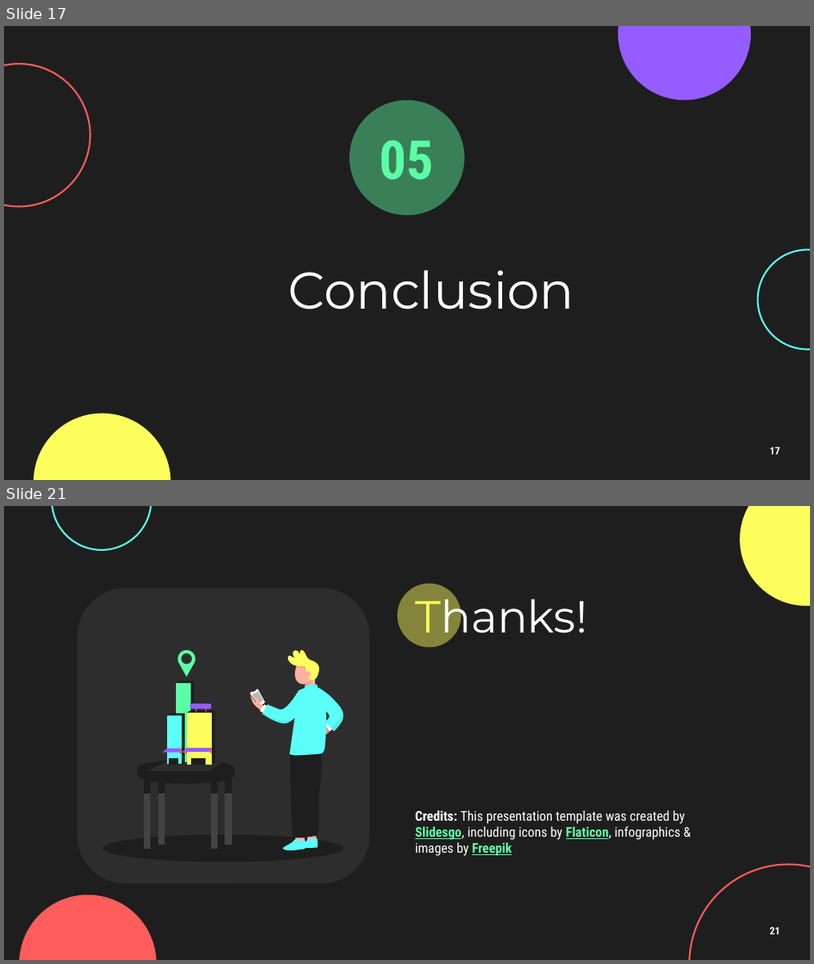
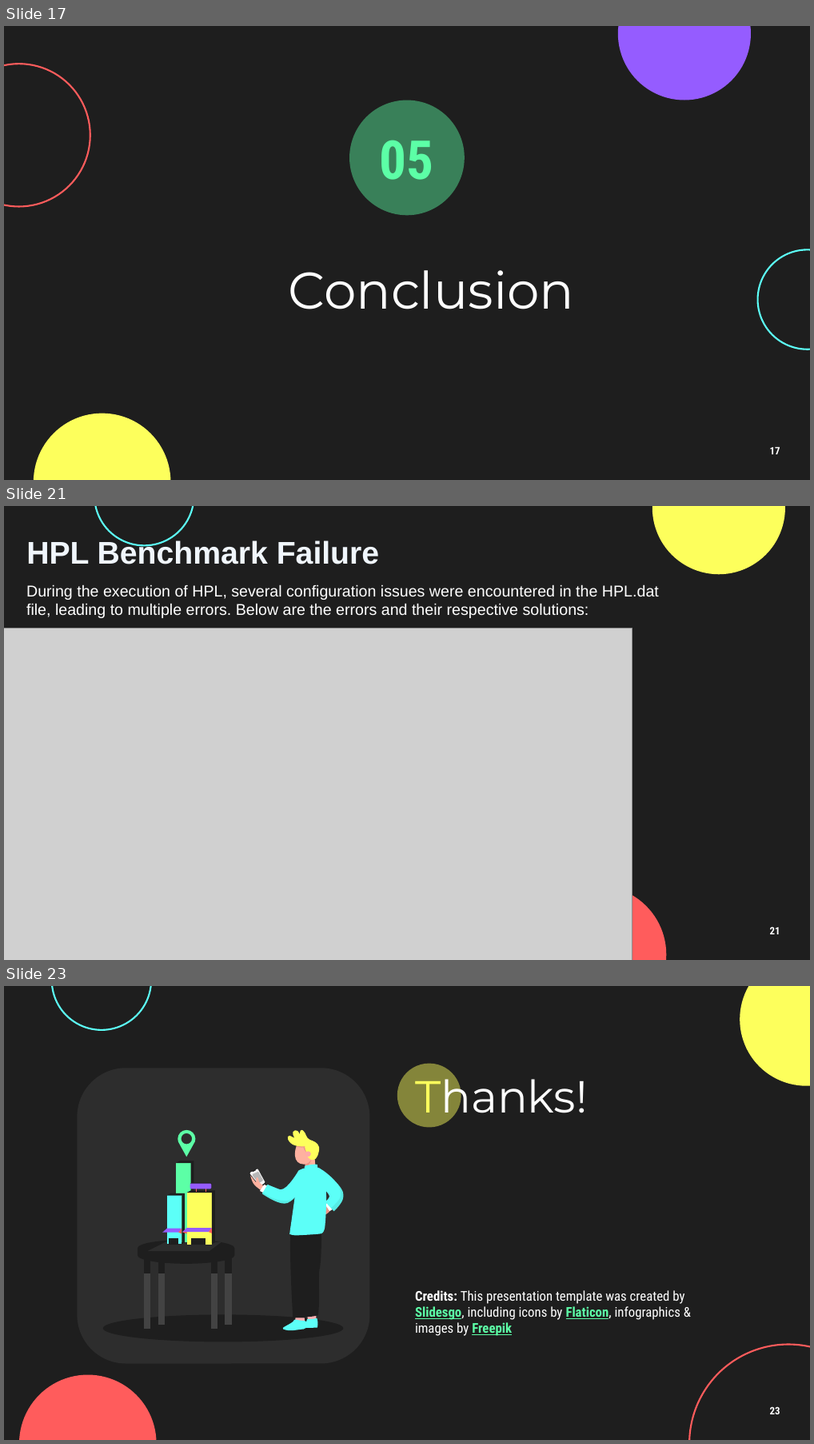
Before and after one commit to ahmedtarek26/cloud_basics_project, a slide deck: Cloud Computing Performance Testing.pptx. Shown one above the other, each under a label of ours: slides 17 and 21 before the commit, slides 17, 21 and 23 after it; the slides between them are not shown. The pictures are 814x964 and 814x1444 pixels, drawn with LibreOffice and Linux fonts; fonts in the diff are those of the drawing; grey boxes stand for pictures. Boxes give left, top, right and bottom in pixels: in the first picture for what was removed or moved away, otherwise in the second. Text is boxed around its words. In the diff, an @@ line names an element or a change of style, - is before the commit and + after.

```diff
--- a/Cloud Computing Performance Testing.pptx
+++ b/Cloud Computing Performance Testing.pptx
@@ slide 21 added at bbox=[4, 506, 810, 960], background #1E1E1E @@
@@ ellipse added at bbox=[94, 506, 194, 545], outline #5CFFF8 1.5 pt @@
@@ ellipse added at bbox=[652, 506, 786, 575], fill #FDFF5C @@
@@ title added at bbox=[26, 539, 379, 564], 28 pt, text #F0F6FC, bold @@
+HPL Benchmark Failure
@@ text added at bbox=[26, 584, 659, 618], 14 pt, text #FFFFFF @@
+During the execution of HPL, several configuration issues were encountered in the HPL.dat file, leading to multiple errors. Below are the errors and their respective solutions:
@@ picture added at bbox=[4, 628, 633, 960] @@
@@ ellipse added at bbox=[529, 886, 666, 960], fill #FF5C5C @@
@@ page number added at bbox=[770, 926, 781, 934], 9.2 pt, text #FFFFFF, bold @@
+21
@@ what was slide 21 is now slide 23 @@
@@ page number at bbox=[770, 1406, 781, 1414]: text changed @@
-21
+23
```
Also in this commit, not shown: 7 slides changed, 1 other slide added.
